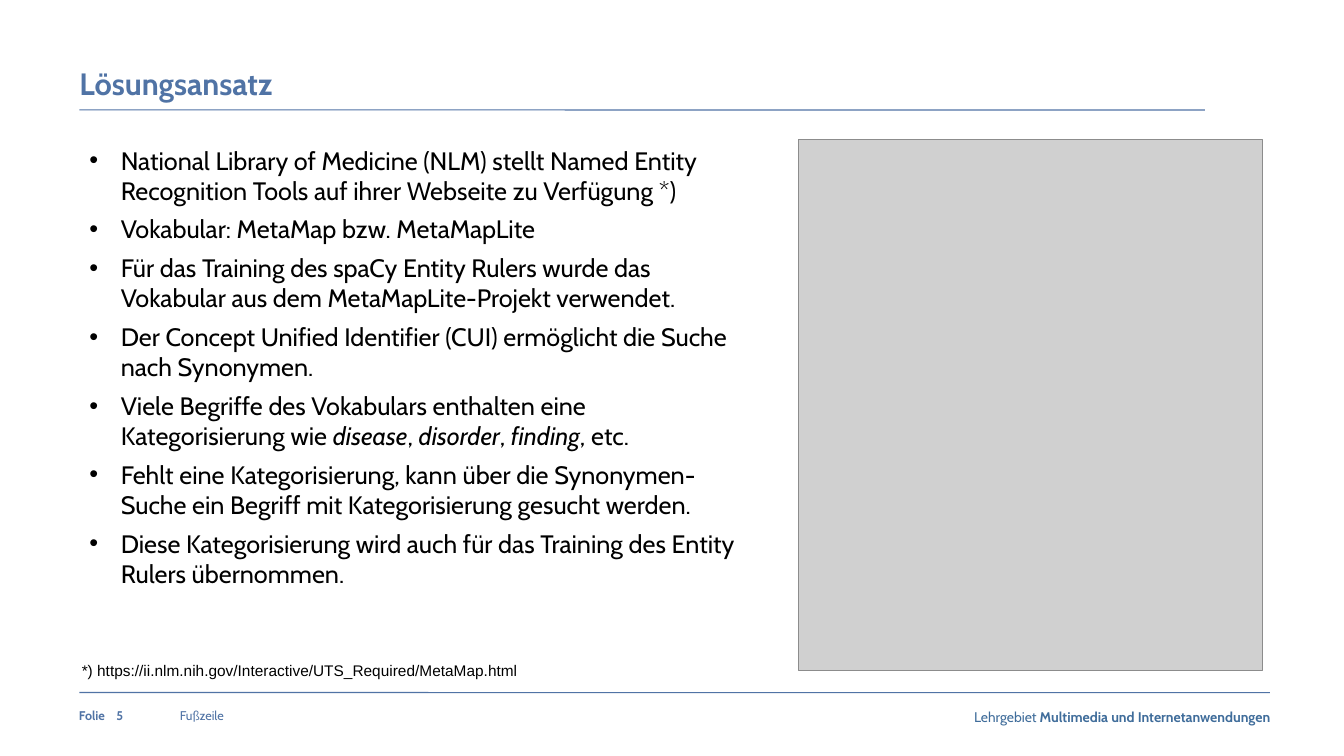
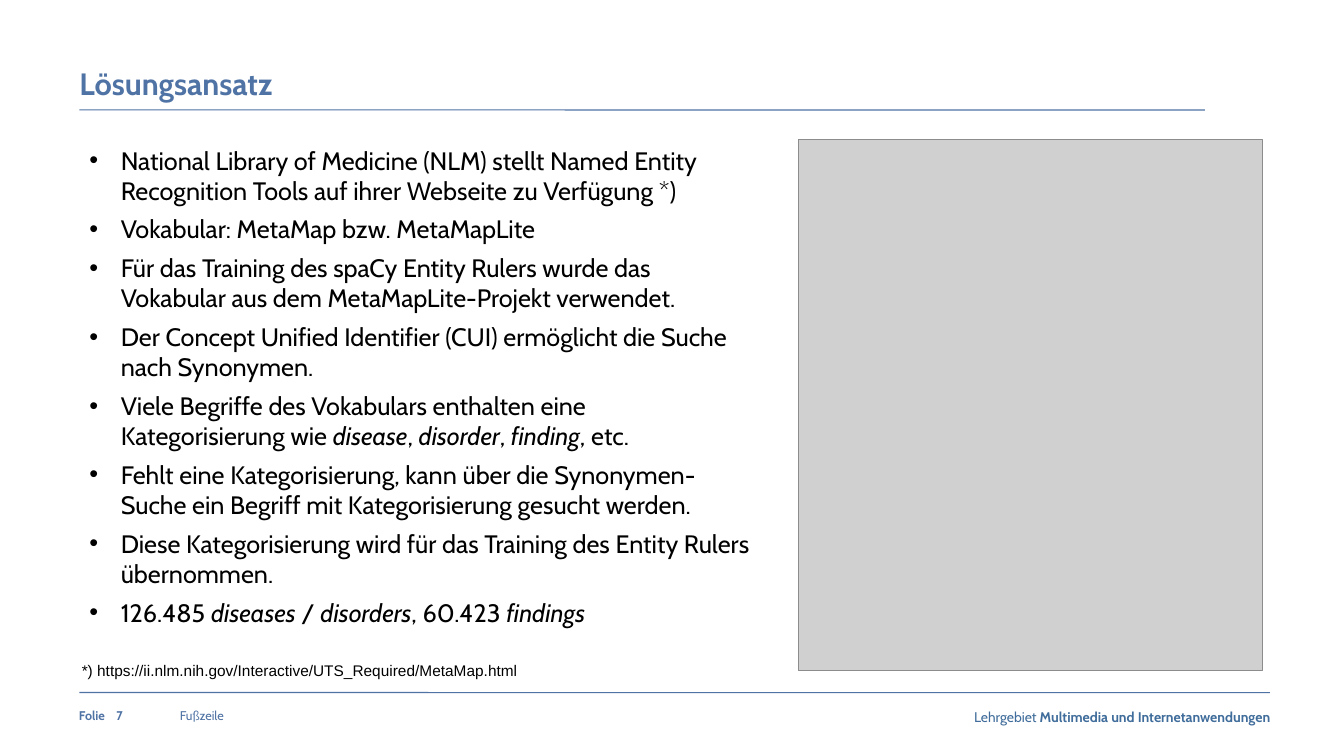
Before and after one commit to claraja/NLP_63458_WS22, a slide deck: slide 7 of Praesentation/Praesentation_Fachpraktikum_MedExtractor_Gruppe5.pptx (slide 5 before the commit). Drawn at 1344x756 pixels with LibreOffice and Linux fonts; fonts in the diff are those of the drawing; grey boxes stand for pictures; background and template pictures are left out. Boxes give left, top, right and bottom in pixels: in the first picture for what was removed or moved away, otherwise in the second. Text is boxed around its words. In the diff, an @@ line names an element or a change of style, - is before the commit and + after.

```diff
--- a/Praesentation/Praesentation_Fachpraktikum_MedExtractor_Gruppe5.pptx
+++ b/Praesentation/Praesentation_Fachpraktikum_MedExtractor_Gruppe5.pptx
@@ text at (121, 534, 749, 628): text changed @@
-• Diese Kategorisierung wird auch für das Training des Entity Rulers übernommen.
+• Diese Kategorisierung wird für das Training des Entity Rulers übernommen.
+• 126.485 diseases / disorders, 60.423 findings
@@ page number at (116, 711, 122, 720): text changed @@
-5
+7
```
Also in this commit, not shown: 4 other slides changed, 5 slides added.
